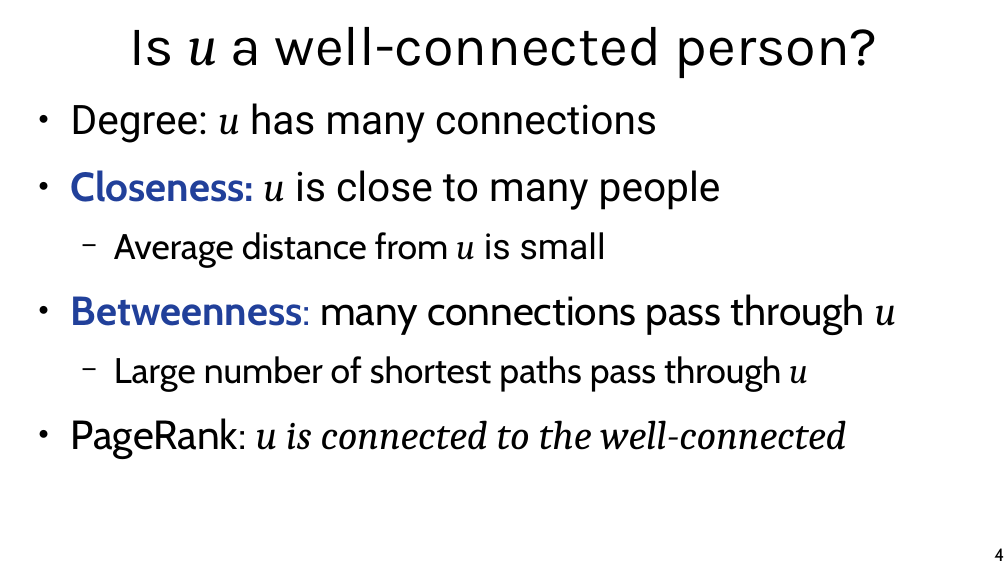
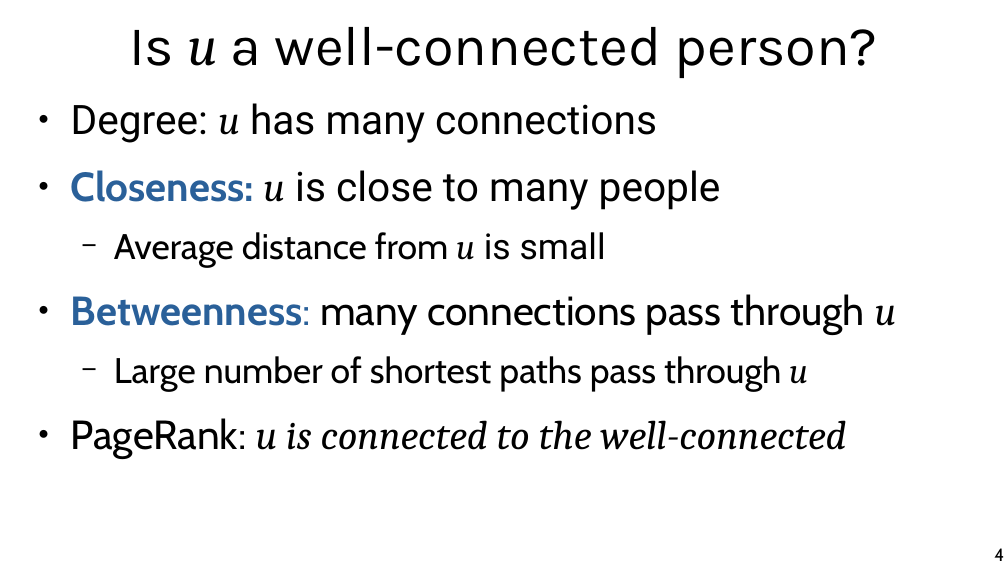
Before and after one commit to chatox/networks-science-course, a slide deck: slide 4 of theory/odp/tt06-closeness.odp. Drawn at 1008x567 pixels with LibreOffice and Linux fonts; fonts in the diff are those of the drawing. Boxes give left, top, right and bottom in pixels: in the first picture for what was removed or moved away, otherwise in the second. Text is boxed around its words. In the diff, an @@ line names an element or a change of style, - is before the commit and + after.

```diff
--- a/theory/odp/tt06-closeness.odp
+++ b/theory/odp/tt06-closeness.odp
@@ text at (71,170,897,334): text colour #21409A to #2A6099 in "Closeness:", "Betweenness:" @@
```
Also in this commit, not shown: 3 other slides changed, 6 other files.
